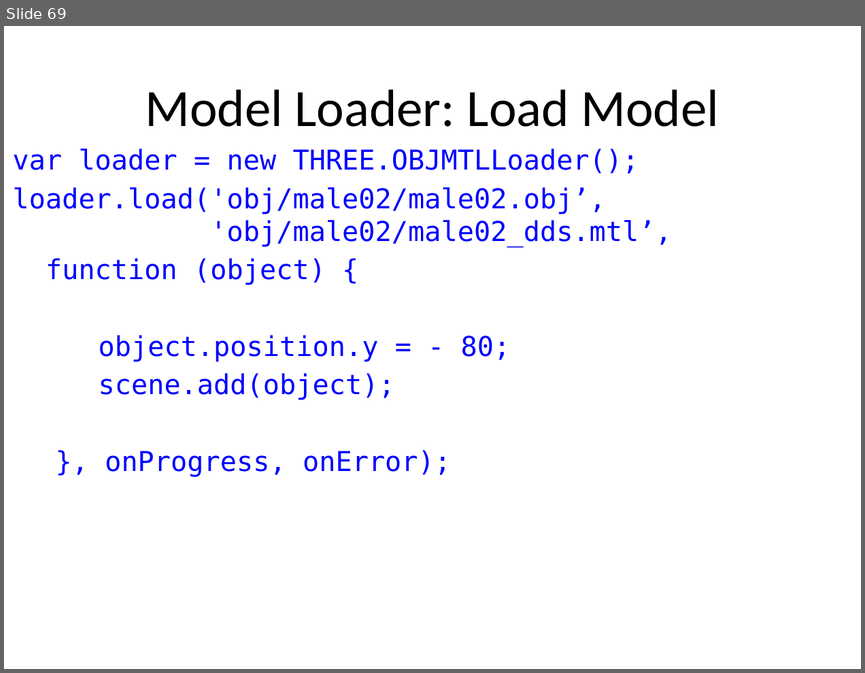
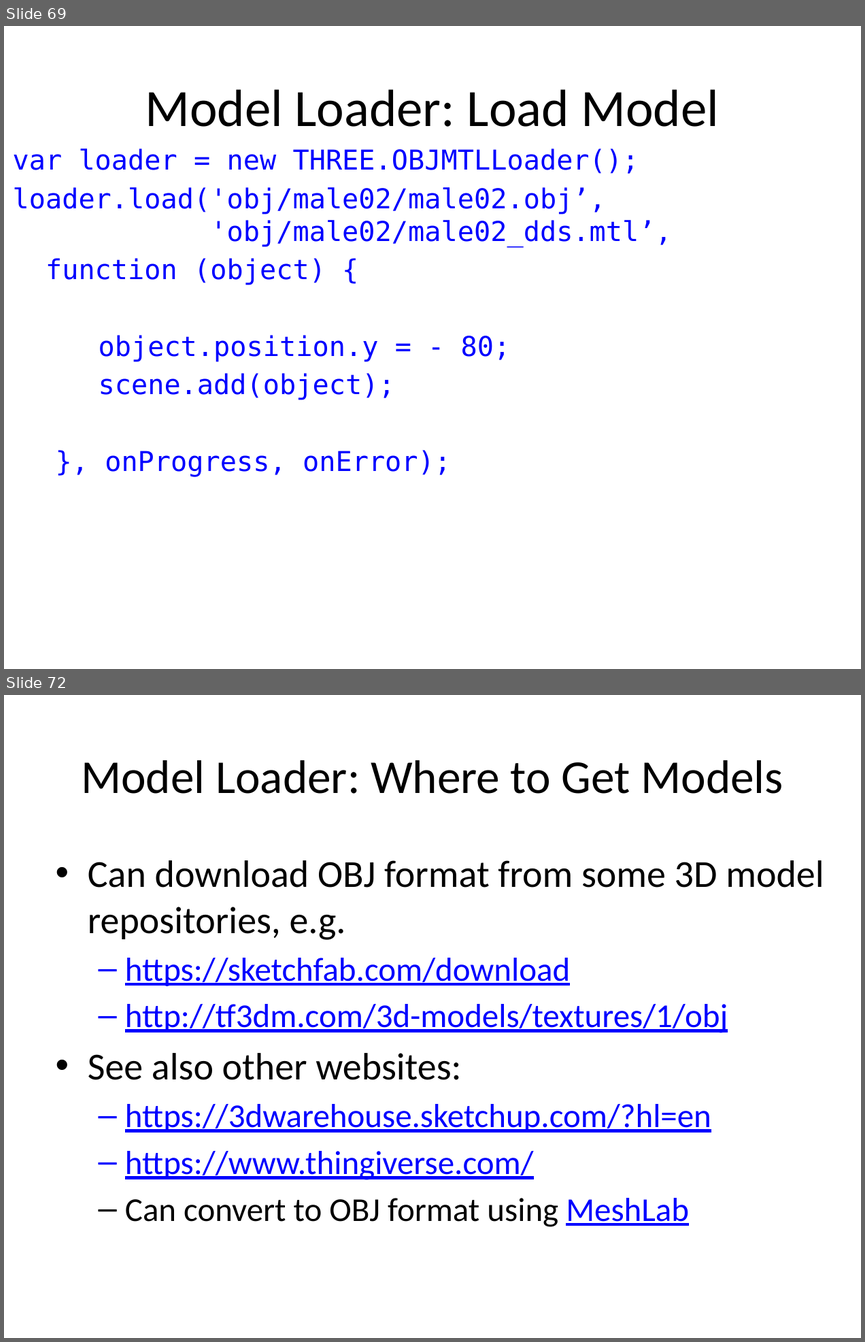
Before and after one commit to uva-graphics/webgl, a slide deck: slides.pptx. Shown one above the other, each under a label of ours: slide 69 before the commit, slides 69 and 72 after it; the slides between them are not shown. The pictures are 865x673 and 865x1342 pixels, drawn with LibreOffice and Linux fonts; fonts in the diff are those of the drawing. Boxes give left, top, right and bottom in pixels: in the first picture for what was removed or moved away, otherwise in the second. Text is boxed around its words. In the diff, an @@ line names an element or a change of style, - is before the commit and + after.

Commit message:
update slides

```diff
--- a/slides.pptx
+++ b/slides.pptx
@@ slide 72 added at (x1=4, y1=695, x2=861, y2=1338), background #FFFFFF @@
@@ title added at (x1=81, y1=760, x2=783, y2=794), 39.6 pt, text #000000 @@
+Model Loader: Where to Get Models
@@ text added at (x1=88, y1=860, x2=823, y2=1227), 28 pt, text #0000FF, underline @@
+• Can download OBJ format from some 3D model repositories, e.g.
+  – https://sketchfab.com/download
+  – http://tf3dm.com/3d-models/textures/1/obj
+• See also other websites:
+  – https://3dwarehouse.sketchup.com/?hl=en
+  – https://www.thingiverse.com/
+  – Can convert to OBJ format using MeshLab
```
